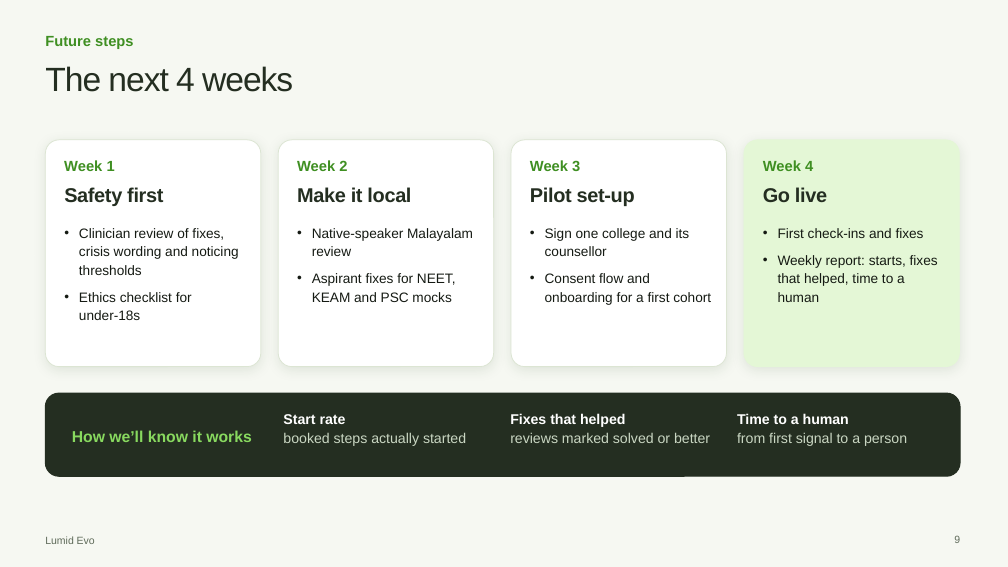
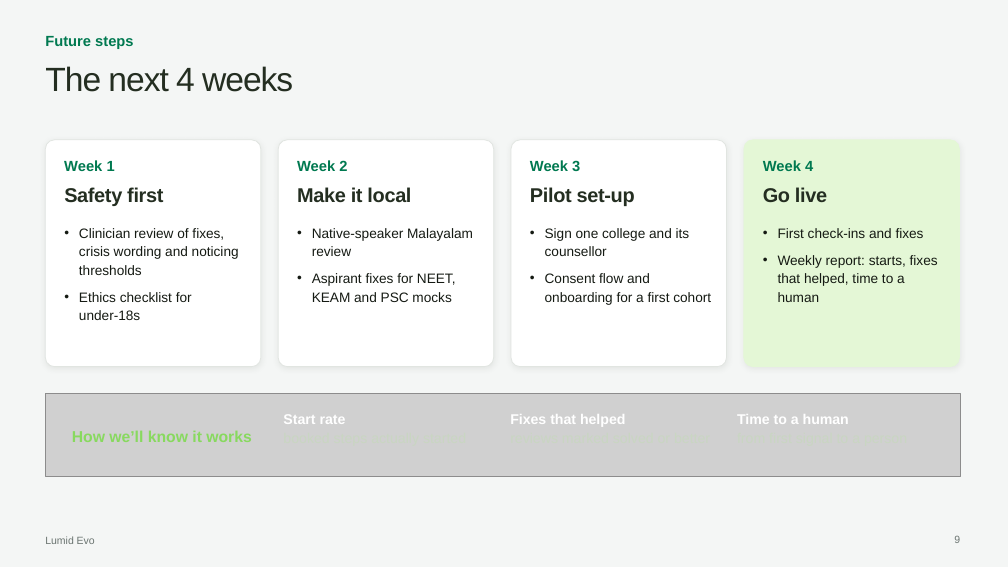
Before and after one commit to riyan-hx/Lumid-Evo-Ai, a slide deck: slide 9 of Lumid-Evo-Pitch.pptx. Drawn at 1008x567 pixels with LibreOffice and Linux fonts; fonts in the diff are those of the drawing; grey boxes stand for pictures. Boxes give left, top, right and bottom in pixels: in the first picture for what was removed or moved away, otherwise in the second. Text is boxed around its words. In the diff, an @@ line names an element or a change of style, - is before the commit and + after.

```diff
--- a/Lumid-Evo-Pitch.pptx
+++ b/Lumid-Evo-Pitch.pptx
@@ background #F6F8F2 to #F4F6F5 @@
@@ outline #DCE5D3 0.75 pt to #E1E5E1 0.75 pt; shadow changed; proportions changed in 3 elements at [45,140,261,367], [278,140,494,367], [511,140,727,367] @@
@@ rounded rectangle at [744,140,960,367]: shadow changed; proportions changed @@
@@ text colour #3F8F22 to #007950 in 5 elements at [45,36,133,49], [64,160,115,171], [297,160,347,171], [530,160,580,171], [763,160,813,171] @@
@@ rounded rectangle removed at [45,393,960,476] @@
@@ picture added at [45,393,960,476] @@
@@ text "Lumid Evo" at [45,536,95,544]: text colour #5F6B5A to #6B7571 @@
@@ page number at [954,536,960,543]: text colour #5F6B5A to #6B7571 @@
```
Also in this commit, not shown: 9 other slides changed.
